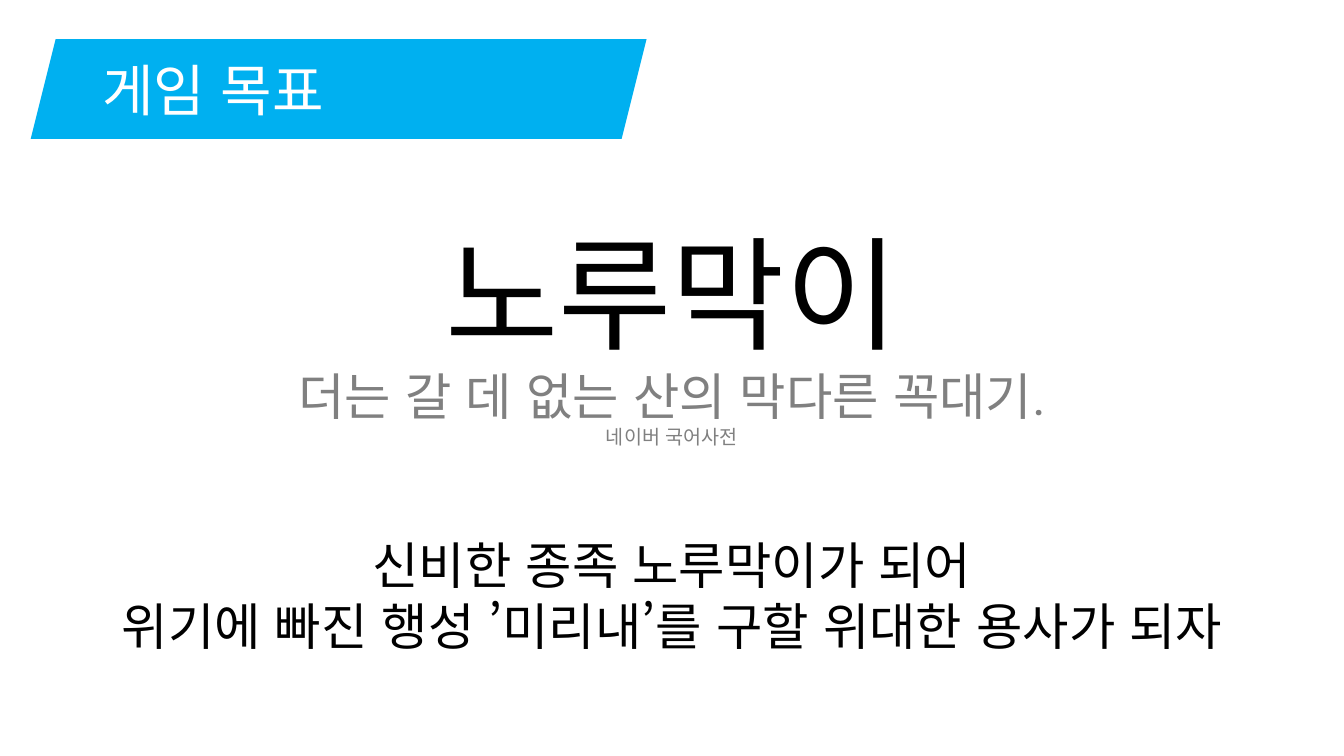
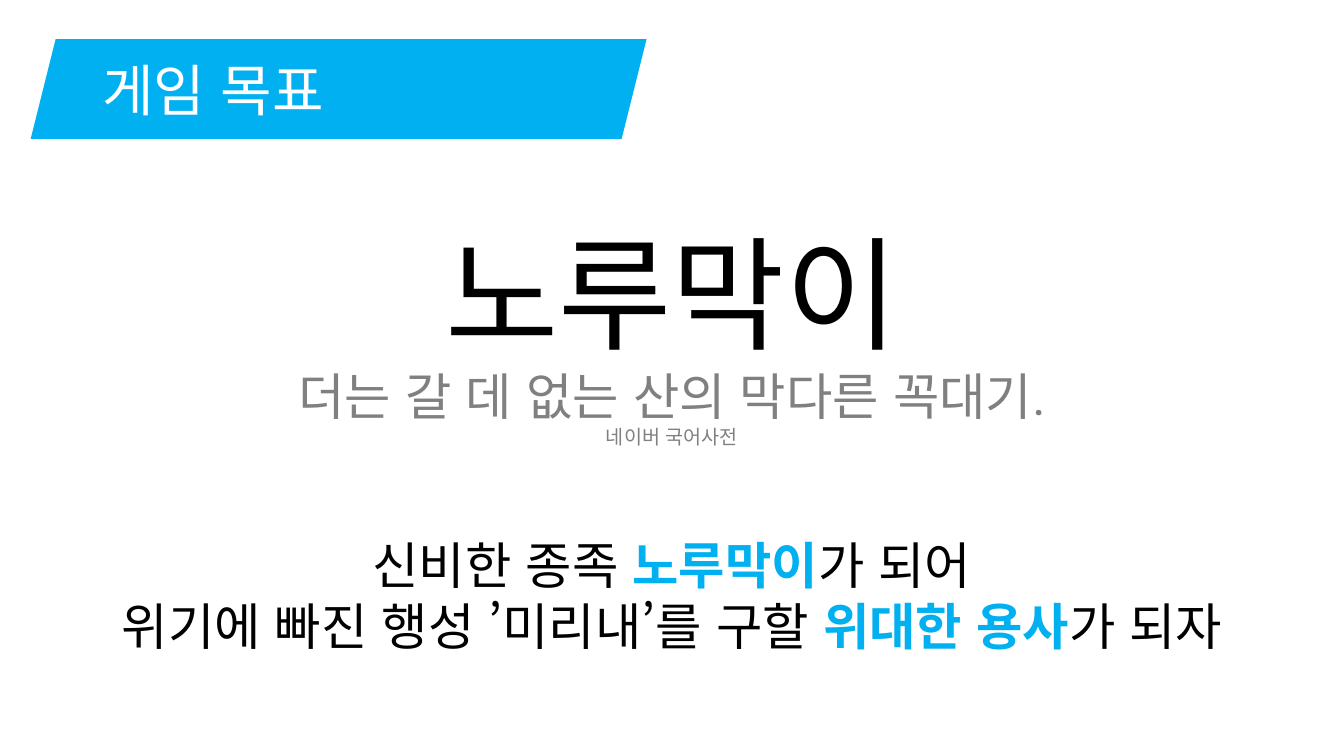
Before and after one commit to korleinster/gamebusdriver, a slide deck: slide 4 of documents/노루막이_김형준_신창섭_홍승필_허지훈.pptx. Drawn at 1344x756 pixels with LibreOffice and Linux fonts; fonts in the diff are those of the drawing; background and template pictures are left out. Boxes give left, top, right and bottom in pixels: in the first picture for what was removed or moved away, otherwise in the second. Text is boxed around its words. In the diff, an @@ line names an element or a change of style, - is before the commit and + after.

```diff
--- a/documents/노루막이_김형준_신창섭_홍승필_허지훈.pptx
+++ b/documents/노루막이_김형준_신창섭_홍승필_허지훈.pptx
@@ text "신비한 종족 노루막이가 되어" at [122,541,1223,650]: text colour #000000 to #00B0F0, bold on in "노루막이가", "위대한 용사가" @@
```
Also in this commit, not shown: 7 other slides changed, 4 slides added, 3 slides removed.
